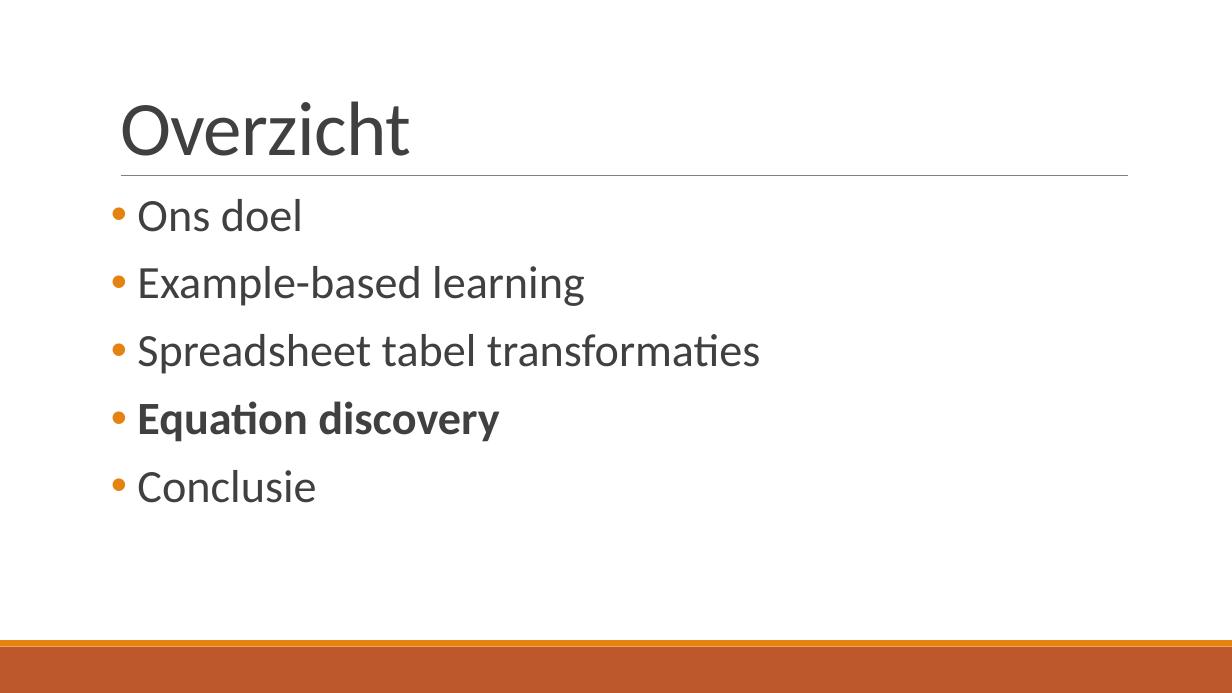
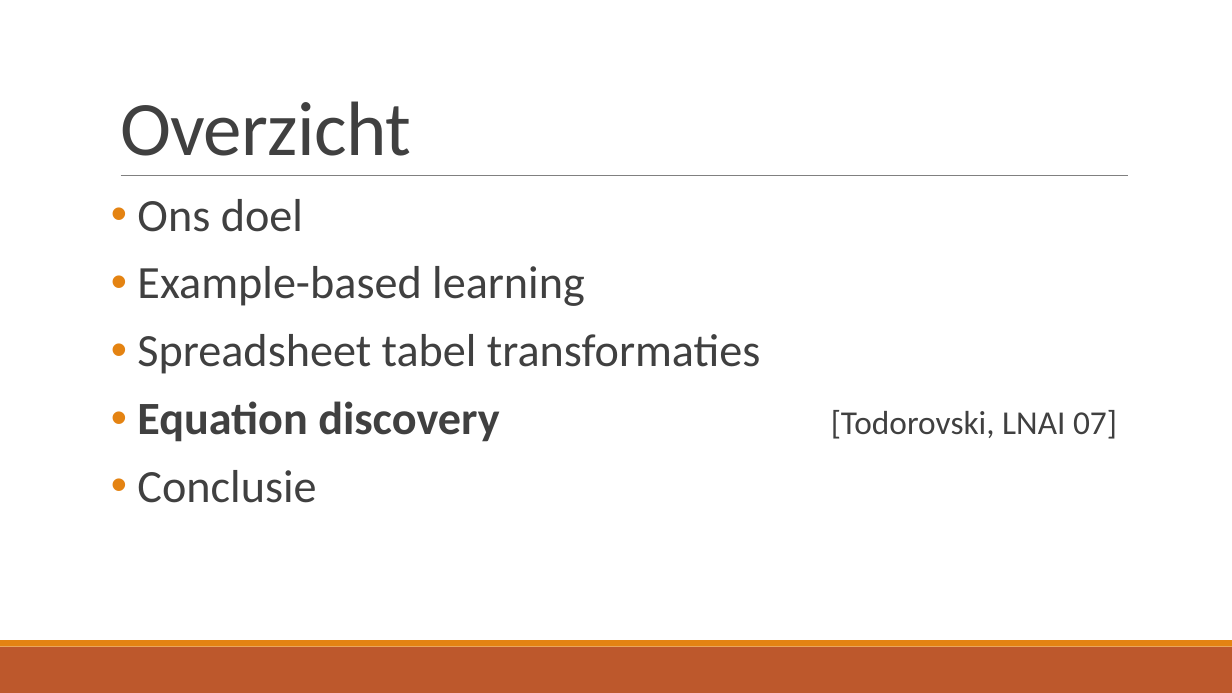
Before and after one commit to TomDeGroote/Bachelorproef, a slide deck: slide 17 of Opdracht 2/Literatuurstudie.pptx. Drawn at 1232x693 pixels with LibreOffice and Linux fonts; fonts in the diff are those of the drawing. Boxes give left, top, right and bottom in pixels: in the first picture for what was removed or moved away, otherwise in the second. Text is boxed around its words. In the diff, an @@ line names an element or a change of style, - is before the commit and + after.

```diff
--- a/Opdracht 2/Literatuurstudie.pptx
+++ b/Opdracht 2/Literatuurstudie.pptx
@@ text at bbox=[137, 401, 1117, 442]: text changed; size 36 to 26 pt; bold off @@
-• Equation discovery
+• Equation discovery [Todorovski, LNAI 07]
```
Also in this commit, not shown: 5 other slides changed, 1 slide added, 1 other file.
